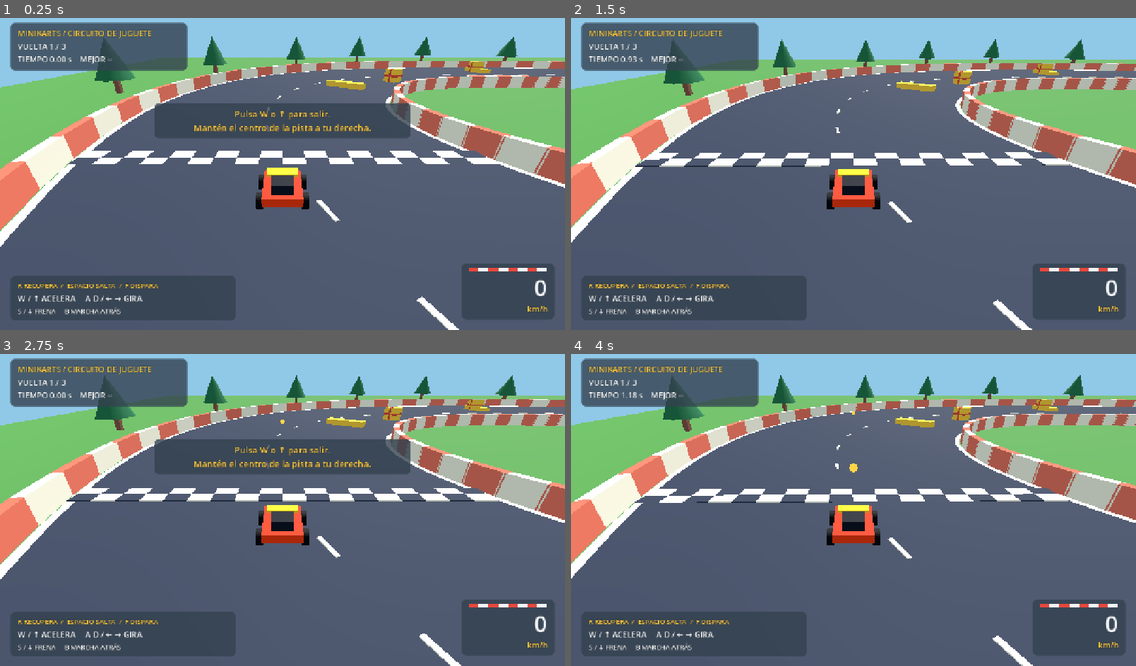
Above: before the commit, frames 1-4 (two rows, left to right).
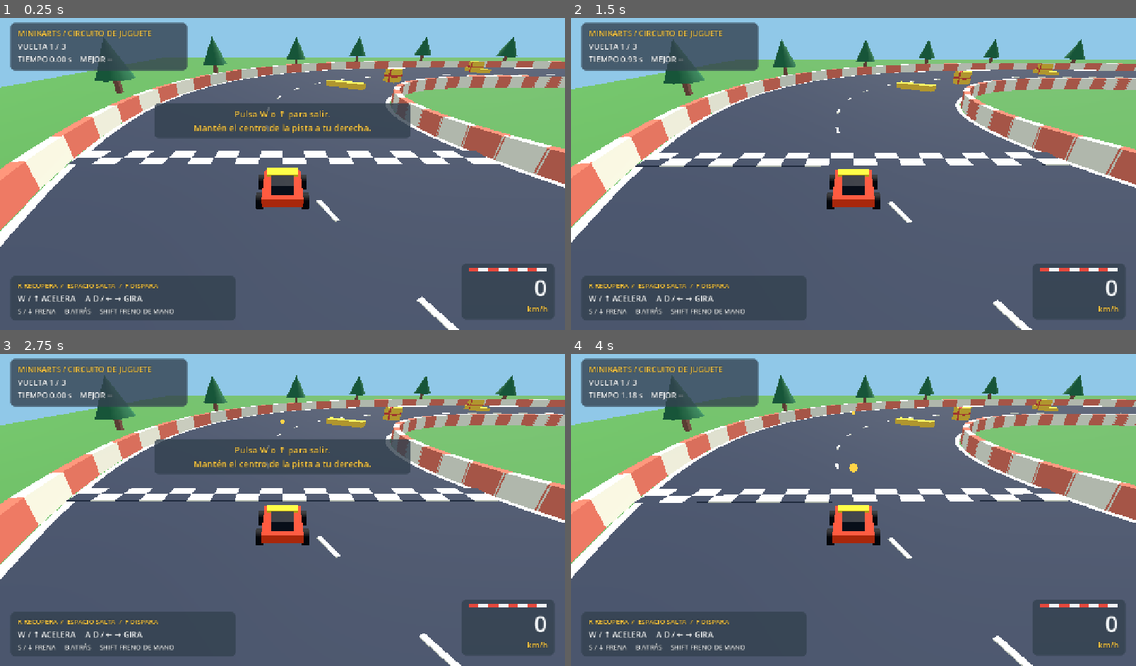
Above: after the commit, the same moments.

Repository: largomaniamlg-lab/minikarts
Game: Godot game, scene res://scenes/main.tscn
Two runs of this game, one before a commit and one after it. Both use one fixed random seed, a clock stepped at 60 frames per second and the inputs below.
Inputs (mouse positions are in pixels of both pictures, inside the frame that each line leads up to):
- Up to frame 1 (0.25 s): no input
- Up to frame 2 (1.5 s): tap W (accelerate) at 0.5 s; move the mouse to (977, 155) at 0.52 s; hold D (steer_right) 0.53-1.25 s; hold F (shoot) 0.53-1.25 s; click (977, 155) at 0.67 s; drag from (740, 186) to (825, 233) at 1.27 s
- Up to frame 3 (2.75 s): tap Enter (restart_race) at 2 s; move the mouse to (339, 438) at 2.02 s; hold D (steer_right) from 2.03 s (still down); hold F (shoot) from 2.03 s (still down)
- Up to frame 4 (4 s): release D (steer_right) at 2.75 s; release F (shoot) at 2.75 s; tap W (accelerate) at 2.75 s; drag from (825, 569) to (684, 460) at 2.77 s; move the mouse to (1023, 553) at 3.52 s; hold A (steer_left) from 3.53 s (still down); hold F (shoot) from 3.53 s (still down)

The runs differ from the first frame. In frame 1, 0.2% of the frame differs, in the area x 12-31%, y 92-96%; in frame 2, 0.2%; in frame 3, 0.2%; in frame 4, 0.2%.

Commit message:
Corregir controles y preparar exportación web reproducible

Diff:
--- a/godot/project.godot
+++ b/godot/project.godot
@@ -31,6 +31,6 @@
 brake={"deadzone":0.2,"events":[Object(InputEventKey,"physical_keycode":83),Object(InputEventKey,"physical_keycode":4194322)]}
 steer_left={"deadzone":0.2,"events":[Object(InputEventKey,"physical_keycode":65),Object(InputEventKey,"physical_keycode":4194319)]}
 steer_right={"deadzone":0.2,"events":[Object(InputEventKey,"physical_keycode":68),Object(InputEventKey,"physical_keycode":4194321)]}
-handbrake={"deadzone":0.2,"events":[Object(InputEventKey,"physical_keycode":32)]}
+handbrake={"deadzone":0.2,"events":[Object(InputEventKey,"physical_keycode":4194325)]}
 reset={"deadzone":0.2,"events":[Object(InputEventKey,"physical_keycode":82)]}
 restart_race={"deadzone":0.2,"events":[Object(InputEventKey,"physical_keycode":4194309)]}
--- a/godot/scripts/hud.gd
+++ b/godot/scripts/hud.gd
@@ -32,7 +32,7 @@
 	controls.add_child(help_column)
 	help_column.add_child(_label("R RECUPERA  /  ESPACIO SALTA  /  F DISPARA", 15, YELLOW))
 	help_column.add_child(_label("W / ↑ ACELERA     A D / ← → GIRA", 18, WHITE))
-	help_column.add_child(_label("S / ↓ FRENA     B MARCHA ATRÁS", 15, WHITE))
+	help_column.add_child(_label("S / ↓ FRENA     B ATRÁS     SHIFT FRENO DE MANO", 15, WHITE))
 	var speed_panel := _panel(root, Vector2(1, 0) if _touch_mode else Vector2.ONE, Rect2(-234, 24, 210, 126) if _touch_mode else Rect2(-234, -150, 210, 126))
 	var speed_column := VBoxContainer.new()
 	speed_column.add_theme_constant_override("separation", 0)
--- a/godot/scripts/kart.gd
+++ b/godot/scripts/kart.gd
@@ -53,13 +53,13 @@
 			speed = move_toward(speed, 0.0, 24.0 * delta)
 		elif not _touch_driving:
 			speed = move_toward(speed, -6.0, 6.0 * delta)
-	elif _touch_driving and active and Input.is_action_pressed("reverse"):
+	elif active and Input.is_action_pressed("reverse"):
 		speed = move_toward(speed, -6.0, 12.0 * delta)
 	elif throttle > 0.0:
 		speed = move_toward(speed, MAX_SPEED, 10.0 * delta)
 	else:
 		speed = move_toward(speed, 0.0, 4.0 * delta)
-	if Input.is_action_pressed("handbrake"):
+	if active and Input.is_action_pressed("handbrake"):
 		speed = move_toward(speed, 0.0, 32.0 * delta)
 	var steer_input: float = Input.get_axis("steer_left", "steer_right") if active else 0.0
 	if _touch_driving:
--- /dev/null
+++ b/godot/tests/desktop_test.gd
@@ -0,0 +1,57 @@
+extends SceneTree
+
+var failures := 0
+
+func _initialize() -> void:
+	call_deferred("run_checks")
+
+func check(ok: bool, description: String) -> void:
+	if not ok:
+		failures += 1
+		push_error(description)
+
+func frames(count: int) -> void:
+	for index in range(count):
+		await physics_frame
+
+func run_checks() -> void:
+	var game = load("res://scenes/main.tscn").instantiate()
+	root.add_child(game)
+	await frames(10)
+	var kart = game.kart
+	check(not kart._touch_driving, "Desktop mode")
+	Input.action_press("reverse")
+	await frames(30)
+	check(kart.speed < -1.0, "B action moves backward on desktop")
+	Input.action_release("reverse")
+	game.reset_race()
+	Input.action_press("accelerate")
+	await frames(30)
+	check(kart.speed > 1.0, "Desktop accelerates")
+	Input.action_press("brake")
+	await frames(5)
+	check(kart.speed < 5.0, "Brake takes priority over throttle")
+	Input.action_release("brake")
+	Input.action_release("accelerate")
+	game.reset_race()
+	Input.action_press("accelerate")
+	await frames(30)
+	var before_jump: float = kart.speed
+	var event := InputEventKey.new()
+	event.physical_keycode = KEY_SPACE
+	event.pressed = true
+	Input.parse_input_event(event)
+	await frames(2)
+	check(not Input.is_action_pressed("handbrake"), "Space does not apply handbrake")
+	check(not kart.is_on_floor() and kart.velocity.y > 0.0, "Space jumps")
+	check(kart.speed >= before_jump, "Jump preserves forward acceleration")
+	event.pressed = false
+	Input.parse_input_event(event)
+	Input.action_release("accelerate")
+	Input.action_press("handbrake")
+	var before_brake: float = kart.speed
+	await frames(5)
+	check(kart.speed < before_brake, "Separate handbrake still works")
+	Input.action_release("handbrake")
+	print("MiniKarts desktop test: %d failures" % failures)
+	quit(0 if failures == 0 else 1)
Not shown, changed: godot/export_presets.cfg
Not shown, added: godot/tests/desktop_test.gd.uid
Not shown, changed: BACKLOG.md
Not shown, changed: MASTER_CONTEXT.md
Not shown, changed: README.md
Not shown, changed: ROADMAP.md
Not shown, added: scripts/export-web.sh
Not shown, added: scripts/install-web-templates.sh
Not shown, added: scripts/prepare-web.py
Not shown, added: scripts/smoke-web.py
Not shown, changed: scripts/test.sh
